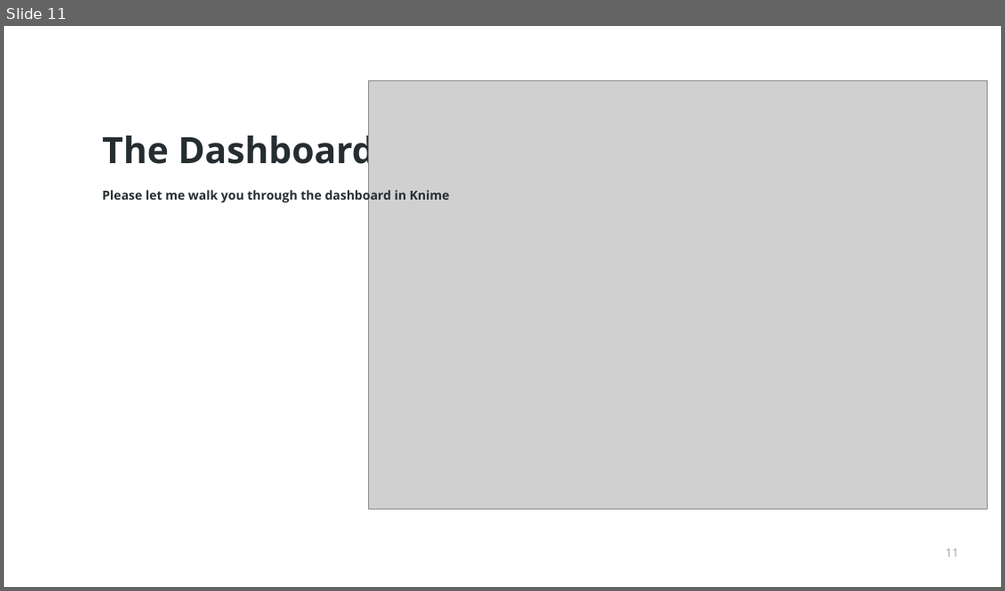
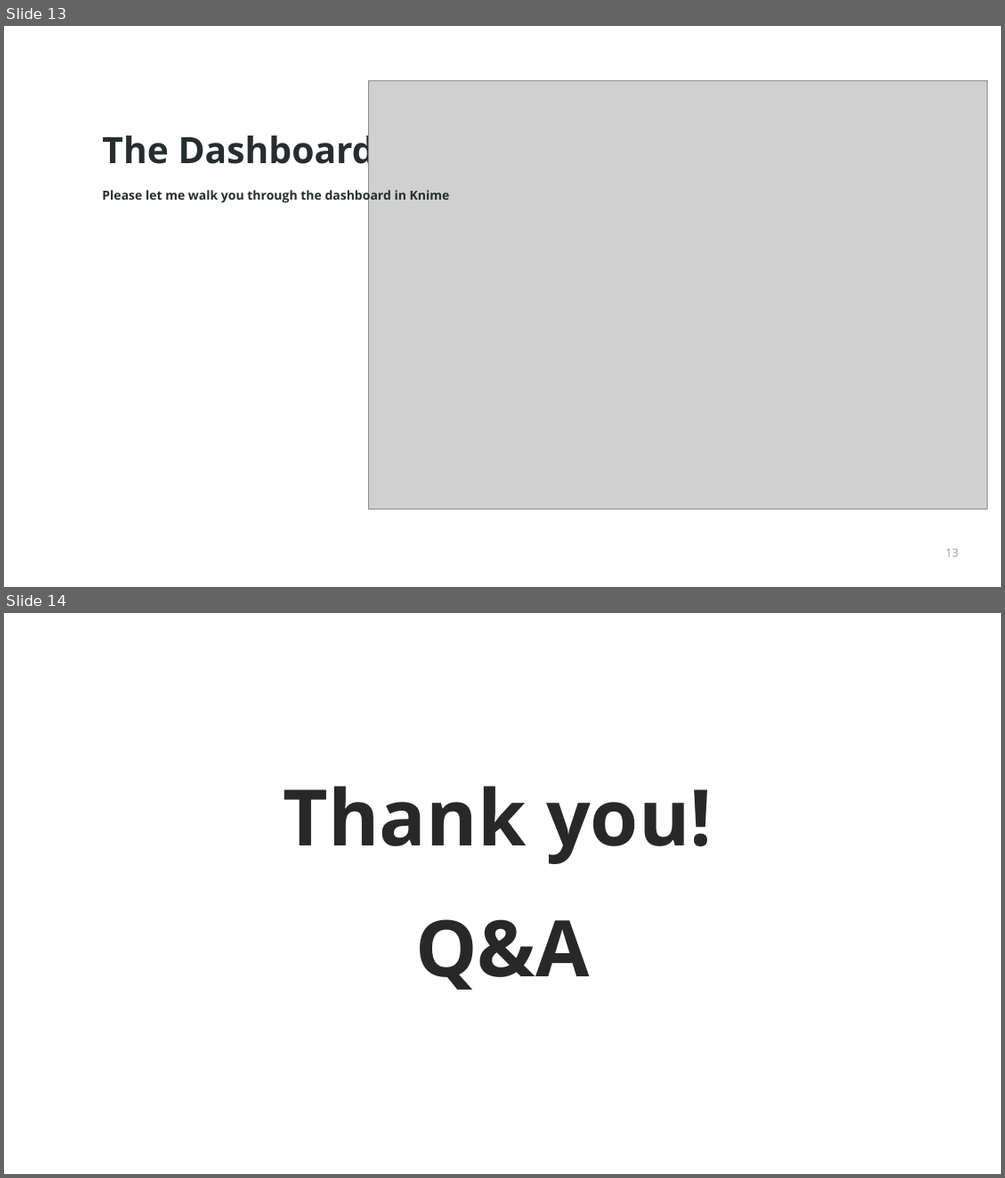
Before and after one commit to hushva/Term_DE2, a slide deck: DE2_presentation.pptx. Shown one above the other, each under a label of ours: slide 11 before the commit, slides 13 and 14 after it. The pictures are 1005x591 and 1005x1178 pixels, drawn with LibreOffice and Linux fonts; fonts in the diff are those of the drawing; grey boxes stand for pictures. Boxes give left, top, right and bottom in pixels: in the first picture for what was removed or moved away, otherwise in the second. Text is boxed around its words. In the diff, an @@ line names an element or a change of style, - is before the commit and + after.

```diff
--- a/DE2_presentation.pptx
+++ b/DE2_presentation.pptx
@@ slide 14 added at box(4, 613, 1001, 1174), background #FFFFFF @@
@@ text added at box(283, 786, 712, 989), 150 pt, text #282828, bold @@
+Thank you!
+Q&A
@@ what was slide 11 is now slide 13 @@
@@ page number at box(946, 548, 959, 556): text changed @@
-11
+13
```
Also in this commit, not shown: 2 other slides added.
